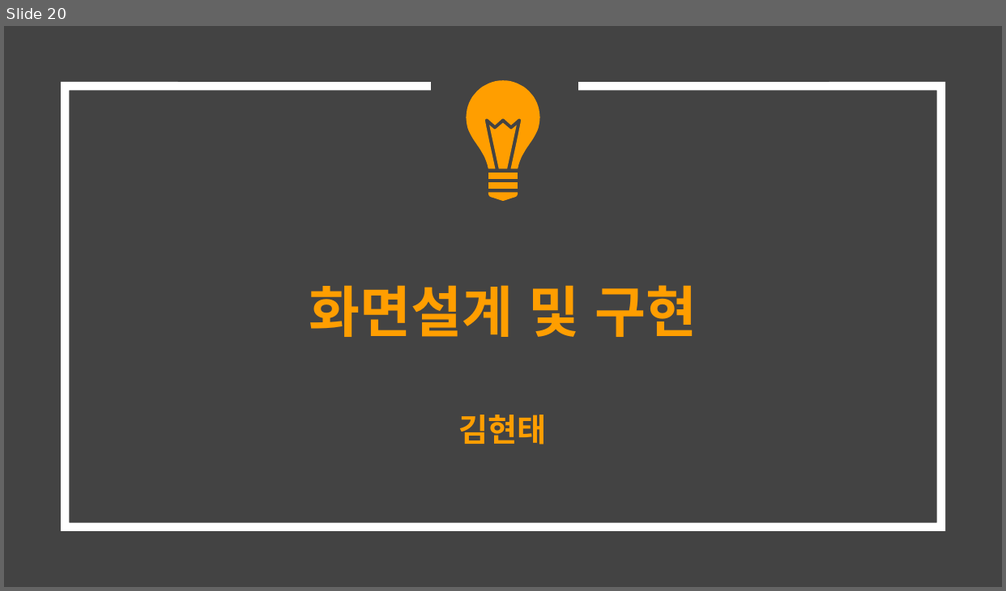
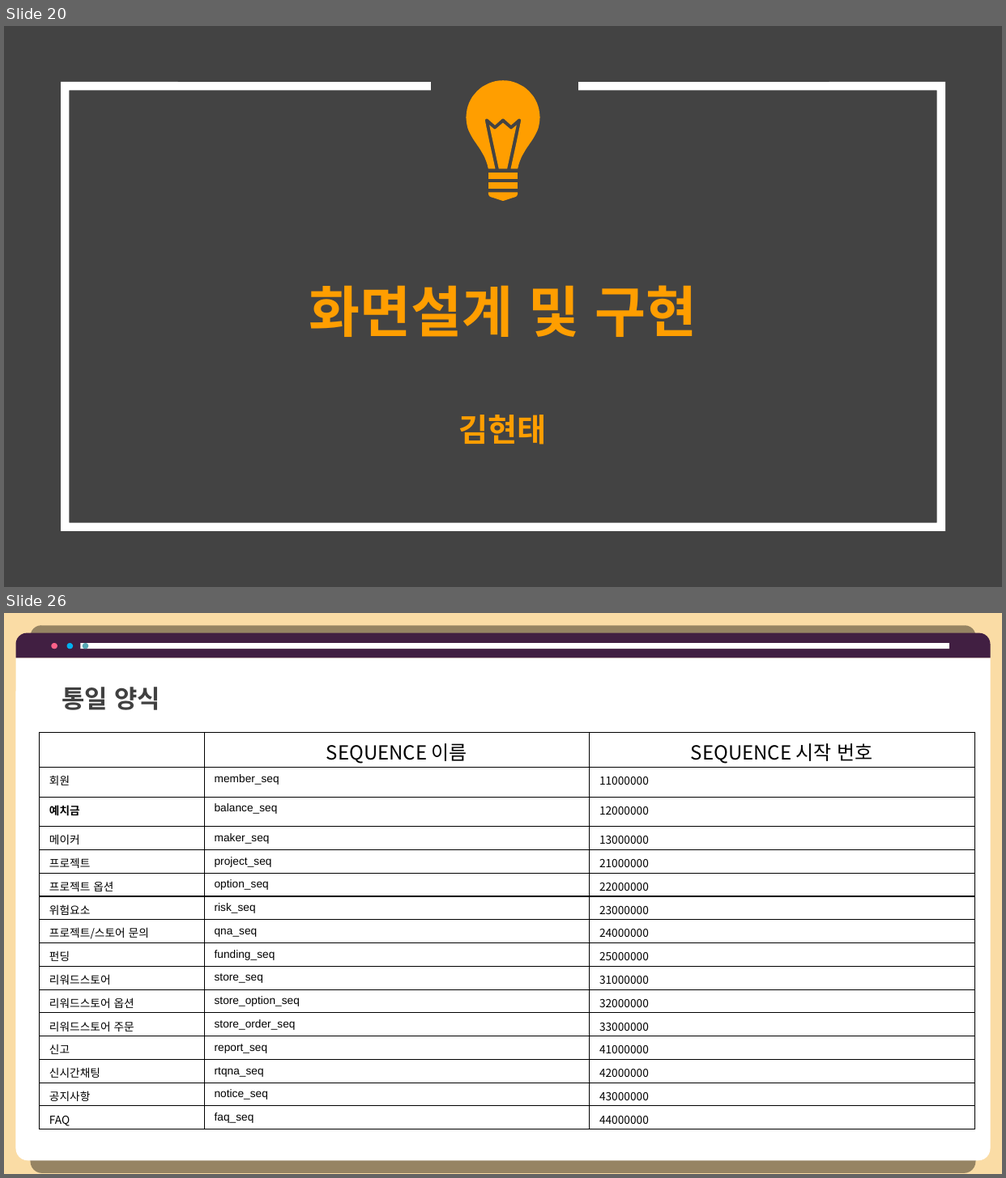
Before and after one commit to hhsw07/ezen-academy-projects, a slide deck: 0 발표용 파워포인트/0522 3차발표/0522 project06 - 파워포인트 종합.pptx. Shown one above the other, each under a label of ours: slide 20 before the commit, slides 20 and 26 after it; the slides between them are not shown. The pictures are 1006x591 and 1006x1178 pixels, drawn with LibreOffice and Linux fonts; fonts in the diff are those of the drawing. Boxes give left, top, right and bottom in pixels: in the first picture for what was removed or moved away, otherwise in the second. Text is boxed around its words. In the diff, an @@ line names an element or a change of style, - is before the commit and + after.

```diff
--- a/0 발표용 파워포인트/0522 3차발표/0522 project06 - 파워포인트 종합.pptx
+++ b/0 발표용 파워포인트/0522 3차발표/0522 project06 - 파워포인트 종합.pptx
@@ slide 26 added at box(4, 613, 1002, 1174), background #FADCA5 @@
@@ round same rect added at box(16, 633, 990, 658), fill #411F42 @@
@@ round same rect added at box(16, 658, 990, 1161), fill #FFFFFF @@
@@ ellipse added at box(51, 643, 57, 649), fill #FF6189 @@
@@ ellipse added at box(67, 643, 73, 649), fill #00B0F0 @@
@@ rectangle added at box(81, 643, 950, 649), fill #FFFFFF @@
@@ ellipse added at box(82, 643, 87, 649), fill #57A7B5 @@
@@ text added at box(62, 687, 161, 710), 18 pt, text #404040, bold @@
+통일 양식
@@ table added at box(39, 733, 974, 1130), 16 rows, 3 columns @@
+ | SEQUENCE 이름 | SEQUENCE 시작 번호
+회원 | member_seq | 11000000
+예치금 | balance_seq | 12000000
+메이커 | maker_seq | 13000000
+프로젝트 | project_seq | 21000000
+프로젝트 옵션 | option_seq | 22000000
+위험요소 | risk_seq | 23000000
+프로젝트/스토어 문의 | qna_seq | 24000000
+펀딩 | funding_seq | 25000000
+리워드스토어 | store_seq | 31000000
+리워드스토어 옵션 | store_option_seq | 32000000
+리워드스토어 주문 | store_order_seq | 33000000
+신고 | report_seq | 41000000
+신시간채팅 | rtqna_seq | 42000000
+공지사항 | notice_seq | 43000000
+FAQ | faq_seq | 44000000
```
Also in this commit, not shown: 2 slides changed, 16 other slides added, 13 slides removed.
